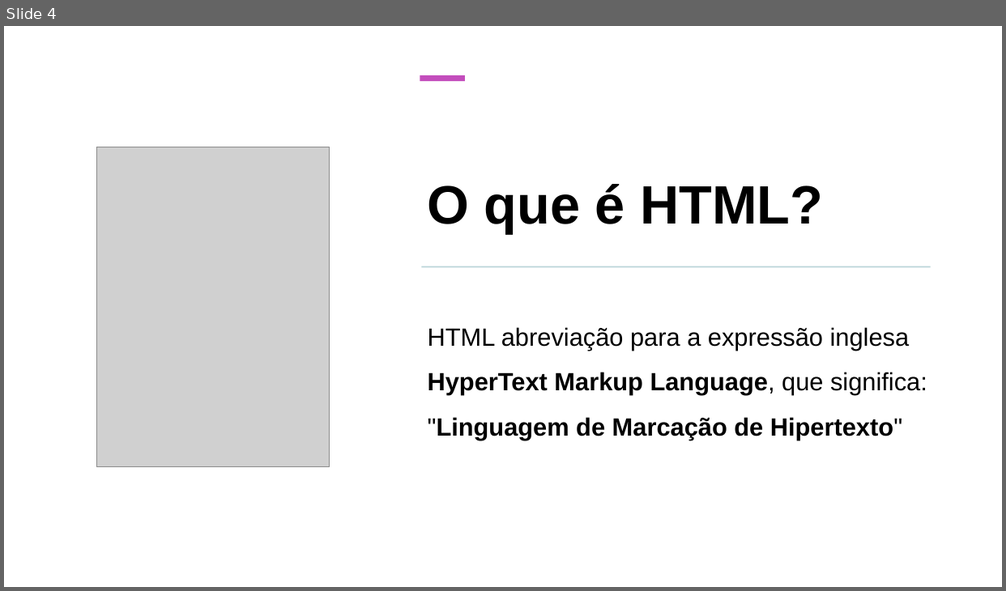
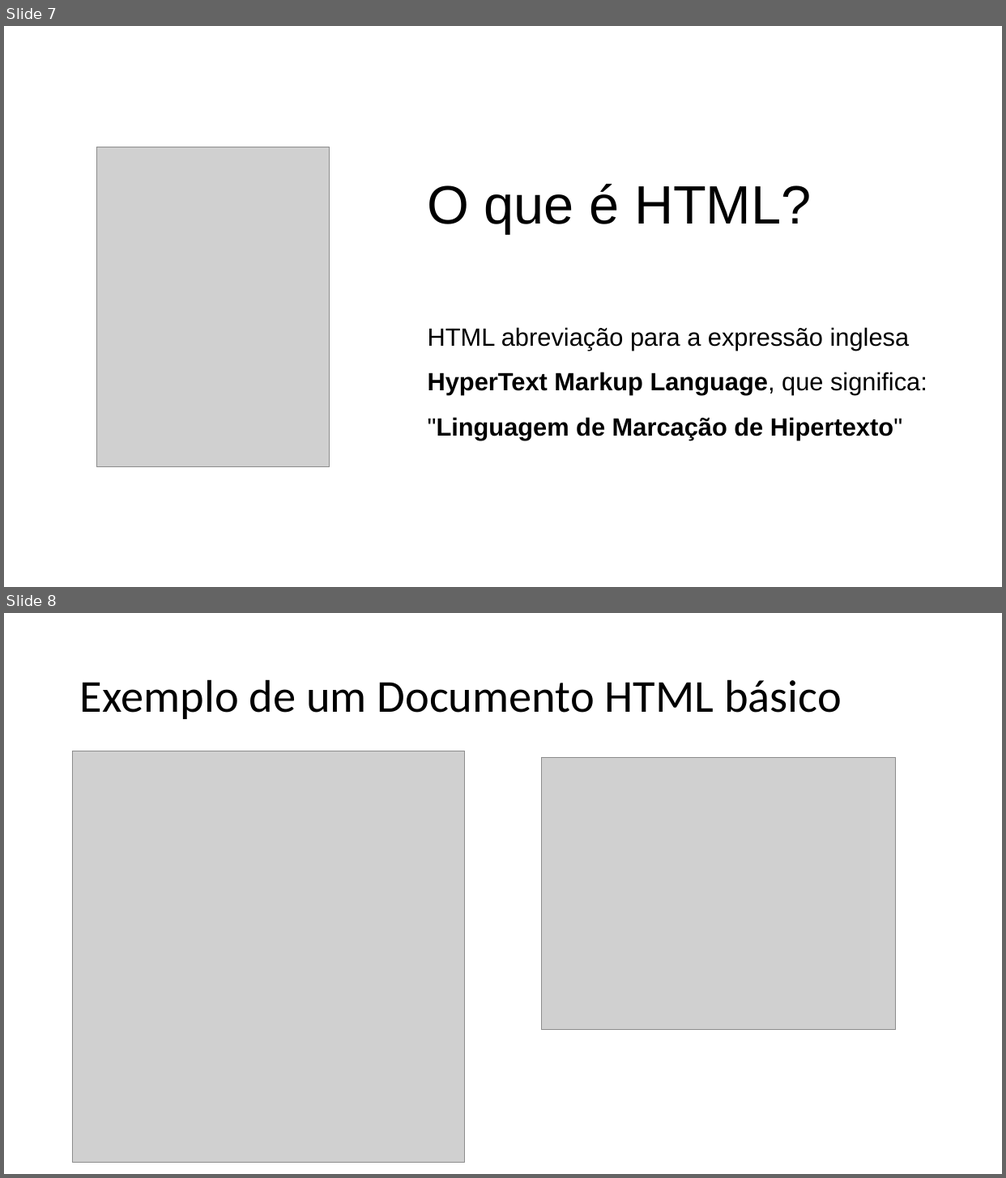
Before and after one commit to George-Luis-Costa/Introducao_Web_Mobile, a slide deck: Introdução_Web_Mobile_ok.pptx. Shown one above the other, each under a label of ours: slide 4 before the commit, slides 7 and 8 after it. The pictures are 1006x591 and 1006x1178 pixels, drawn with LibreOffice and Linux fonts; fonts in the diff are those of the drawing; grey boxes stand for pictures. Boxes give left, top, right and bottom in pixels: in the first picture for what was removed or moved away, otherwise in the second. Text is boxed around its words. In the diff, an @@ line names an element or a change of style, - is before the commit and + after.

```diff
--- a/Introdução_Web_Mobile_ok.pptx
+++ b/Introdução_Web_Mobile_ok.pptx
@@ slide 8 added at [4,613,1002,1174], background #FFFFFF @@
@@ title added at [80,679,842,719], 44 pt, text #000000 @@
+Exemplo de um Documento HTML básico
@@ picture added at [73,751,465,1162] @@
@@ picture added at [542,757,896,1030] @@
@@ what was slide 4 is now slide 7 @@
@@ slide 7 changed as well @@
@@ rectangle removed at [420,75,465,81] @@
@@ title "O que é HTML?" at [428,184,812,233]: bold off @@
@@ rectangle removed at [422,267,931,268] @@
```
Also in this commit, not shown: 9 other slides changed, 4 other slides added.
